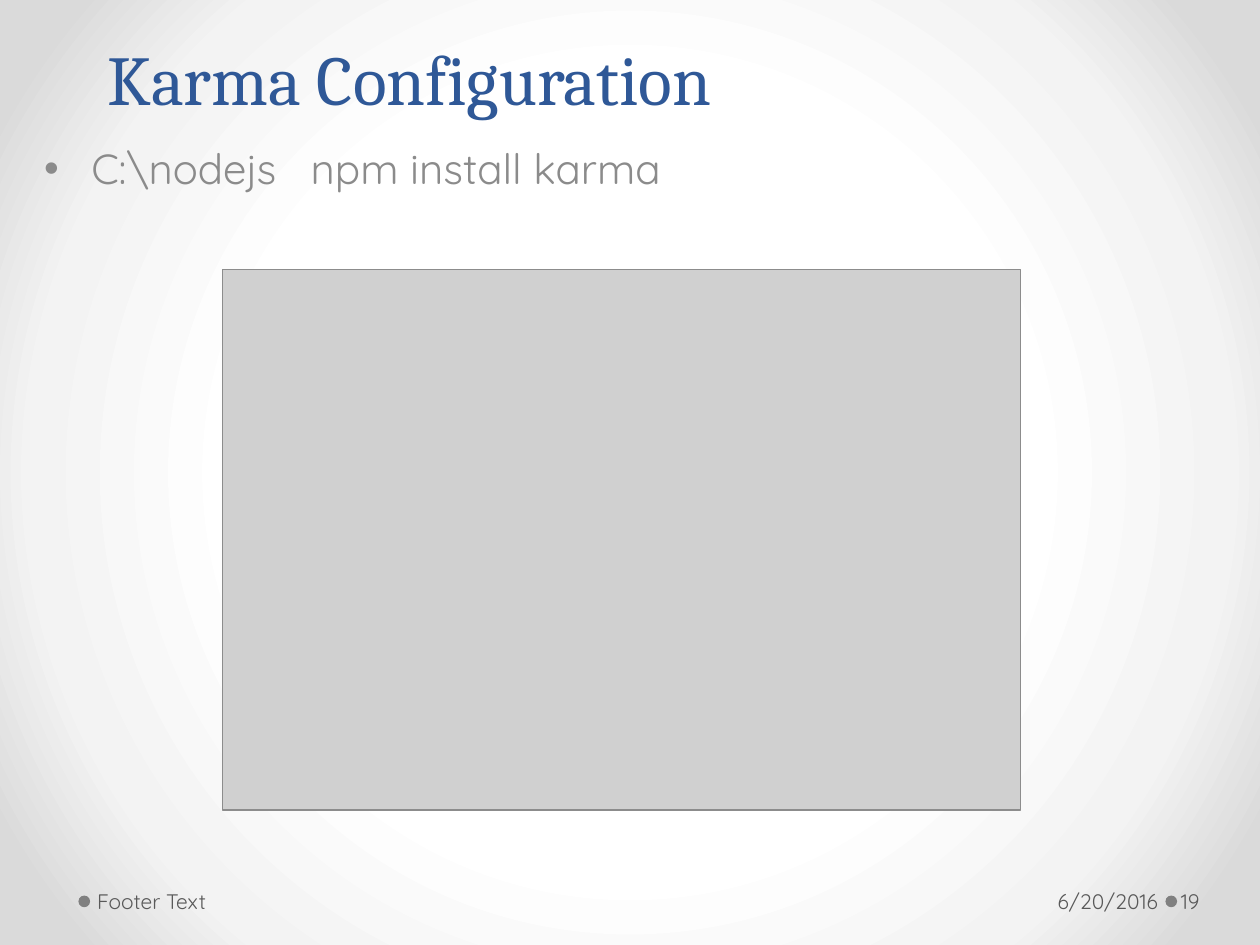
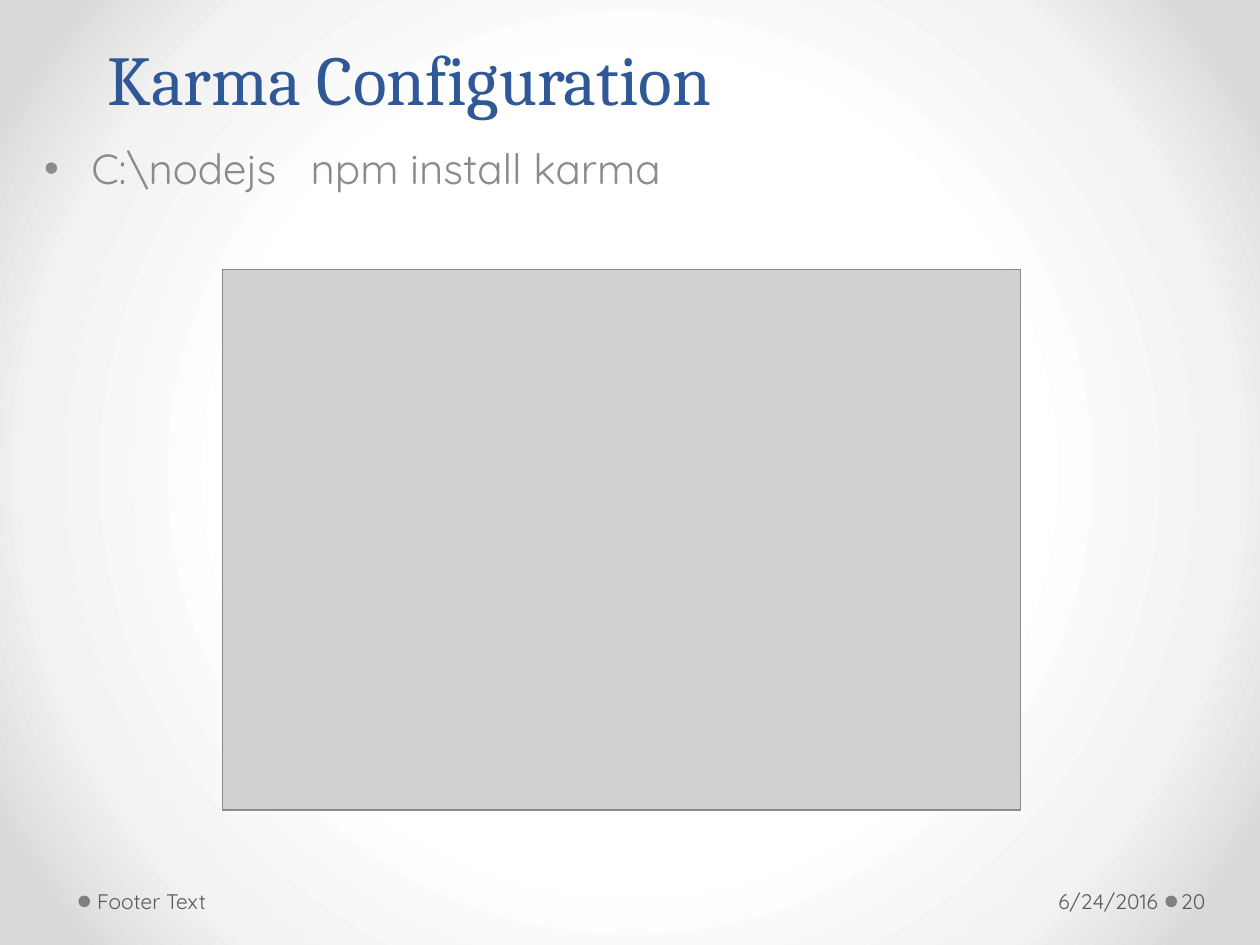
Before and after one commit to h-t-tran/brown, a slide deck: slide 20 of jamine/tech-presentation-jasmine.pptx (slide 19 before the commit). Drawn at 1260x945 pixels with LibreOffice and Linux fonts; fonts in the diff are those of the drawing; grey boxes stand for pictures. Boxes give left, top, right and bottom in pixels: in the first picture for what was removed or moved away, otherwise in the second. Text is boxed around its words. In the diff, an @@ line names an element or a change of style, - is before the commit and + after.

```diff
--- a/jamine/tech-presentation-jasmine.pptx
+++ b/jamine/tech-presentation-jasmine.pptx
@@ text at [1058,892,1157,912]: text changed @@
-6/20/2016
+6/24/2016
@@ page number at [1181,894,1205,909]: text changed @@
-19
+20
```
Also in this commit, not shown: 20 other slides changed, 1 slide added.
